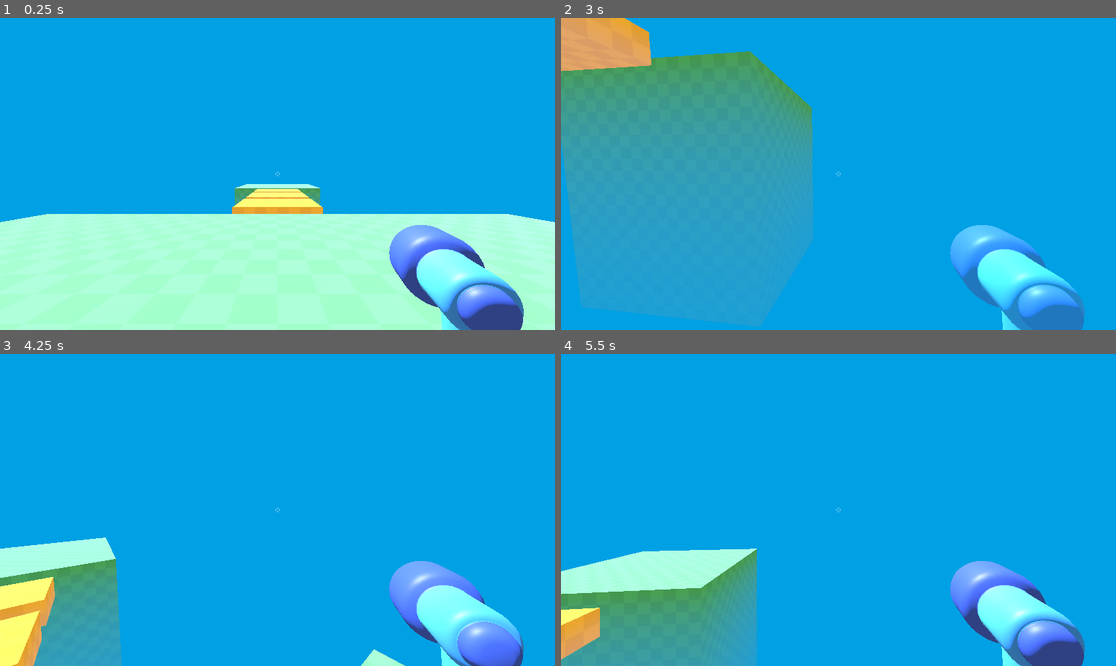
Above: before the commit, frames 1-4 (two rows, left to right).
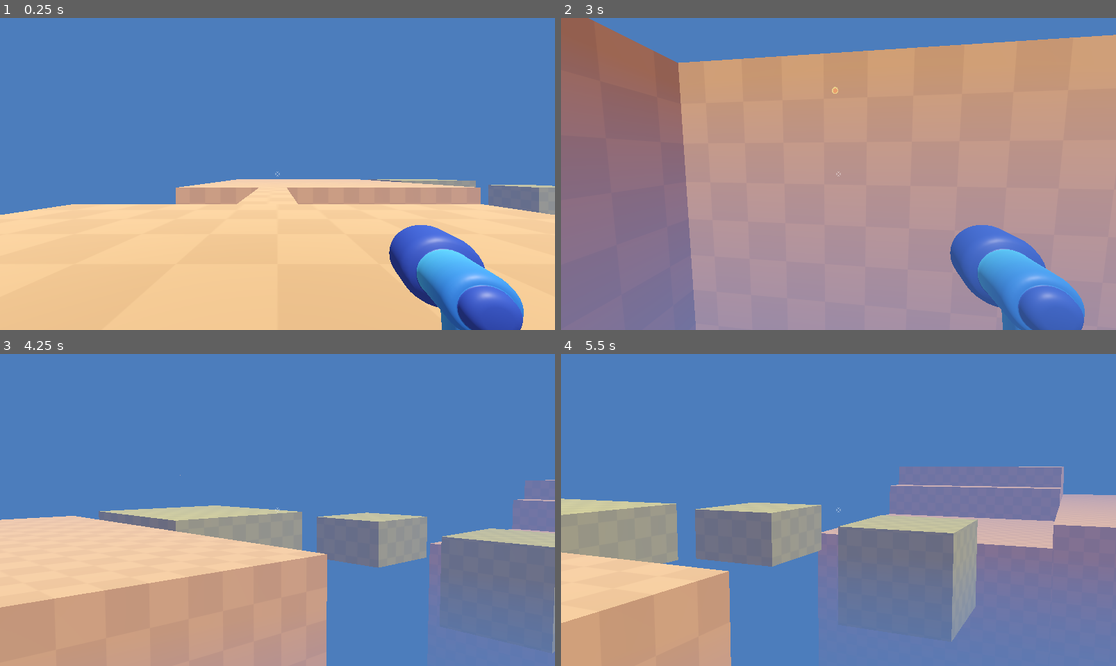
Above: after the commit, the same moments.

Repository: NathouneOne/3D_Game_Exercise
Game: Godot game, scene res://player/game.tscn
Two runs of this game, one before a commit and one after it. Both use one fixed random seed, a clock stepped at 60 frames per second and the inputs below. Before the commit the project starts from res://level/temporary_level.tscn.
Inputs (mouse positions are in pixels of both pictures, inside the frame that each line leads up to):
- Up to frame 1 (0.25 s): no input
- Up to frame 2 (3 s): tap Enter at 0.5 s; move the mouse to (866, 174) at 0.52 s; press the mouse at (866, 174) at 0.53 s; hold W (move_up) from 0.53 s (still down); tap Space (jump) at 0.77, 1.52 s; right-click (866, 174) at 0.8 s; move the mouse to (810, 174) at 1.27 s; release the mouse at (810, 174) at 1.28 s; right-click (810, 174) at 1.35 s; click (810, 174) at 1.55 s; move the mouse to (849, 167) at 2.02 s; hold Shift (sprint) 2.03-2.78 s; right-click (849, 167) at 2.3 s; move the mouse to (832, 180) at 2.77 s; click (832, 180) at 2.85 s
- Up to frame 3 (4.25 s): keep holding W (move_up); tap Space (jump) at 3.02, 3.77 s; move the mouse to (316, 513) at 3.52 s; hold Right mouse button (zoom, bound only after the commit) from 3.53 s (still down)
- Up to frame 4 (5.5 s): keep holding W (move_up); move the mouse to (794, 506) at 4.27 s; release Right mouse button (zoom, bound only after the commit) at 4.28 s; click (794, 506) at 4.35 s; tap Space (jump) at 4.52 s; move the mouse to (844, 510) at 5.02 s; hold Right mouse button (zoom, bound only after the commit) from 5.03 s (still down)

The runs differ from the first frame. In frame 1, 99% of the frame differs, in the area x 0-100%, y 0-100%; in frame 2, 100%; in frame 3, 100%; in frame 4, 100%.

Commit message:
shoot bullet & zoom + change sensibility on zoom

Diff:
--- a/3d-games-exercise/player/bullet_3D.tscn
+++ b/3d-games-exercise/player/bullet_3D.tscn
@@ -4,14 +4,14 @@
 [ext_resource type="PackedScene" uid="uid://dbwc8wu5a7p7k" path="res://player/projectile/projectile_3d.tscn" id="1_ciaf2"]
 
 [sub_resource type="SphereShape3D" id="SphereShape3D_84yui"]
-radius = 0.3
+radius = 0.07935389
 
 [node name="Bullet3D" type="Area3D"]
-transform = Transform3D(0.25, 0, 0, 0, 0.25, 0, 0, 0, 0.25, 0, 0, 0)
+top_level = true
 script = ExtResource("1_84yui")
 
 [node name="CollisionShape3D" type="CollisionShape3D" parent="."]
 shape = SubResource("SphereShape3D_84yui")
 
 [node name="Projectile3D" parent="." instance=ExtResource("1_ciaf2")]
-transform = Transform3D(-4.371139e-08, 0, 1, 0, 1, 0, -1, 0, -4.371139e-08, 0, 0, 0)
+transform = Transform3D(-1.0927847e-08, 0, 0.25, 0, 0.25, 0, -0.25, 0, -1.0927847e-08, 0, 0, 0)
--- a/3d-games-exercise/player/bullet_3d.gd
+++ b/3d-games-exercise/player/bullet_3d.gd
@@ -1 +1,15 @@
 extends Area3D
+
+const SPEED = 40.0
+const RANGE = 250
+
+var traveled_distance=0.0
+
+
+func _physics_process(delta: float) -> void:
+
+	position += -transform.basis.z * SPEED * delta
+	traveled_distance += SPEED * delta
+
+	if traveled_distance > RANGE:
+		queue_free()
--- a/3d-games-exercise/player/player.gd
+++ b/3d-games-exercise/player/player.gd
@@ -12,10 +12,20 @@
 
 const FALLING_VALUE_RESET = -10.0
 
+const FOV_ORIGINAL = 75.0
+const FOV_ZOOM = 35.0
+const ZOOM_SPEED = 300.0
+
+const CAMERA_ZOOM_X_SENSIBILITY=0.1
+const CAMERA_ZOOM_Y_SENSIBILITY=0.1
+
 var player_speed =0.0
 var character_max_speed=CHARACTER_MAX_SPEED
 var jump_count=0
 
+var fov=FOV_ORIGINAL
+var camera_x_sensibility=CAMERA_X_SENSIBLITY
+var camera_y_sensibility=CAMERA_Y_SENSIBLITY
 
 ######################################
 ## TODO 							##
@@ -35,17 +45,33 @@
 	#######################################################
 	## mouse rotation handler ##
 	if event is InputEventMouseMotion:
-		rotation_degrees.y -= event.relative.x * CAMERA_X_SENSIBLITY
+		if fov == FOV_ZOOM:
+			camera_x_sensibility=CAMERA_ZOOM_X_SENSIBILITY
+			camera_y_sensibility=CAMERA_ZOOM_Y_SENSIBILITY
+		else:
+			camera_x_sensibility=CAMERA_X_SENSIBLITY
+			camera_y_sensibility=CAMERA_Y_SENSIBLITY
 
-		%Camera3D.rotation_degrees.x -= event.relative.y * CAMERA_Y_SENSIBLITY
+		rotation_degrees.y -= event.relative.x * camera_x_sensibility
+
+		%Camera3D.rotation_degrees.x -= event.relative.y * camera_y_sensibility
 		%Camera3D.rotation_degrees.x = clamp(%Camera3D.rotation_degrees.x, CAMERA_MAX_ROTATION_Y_DOWN, CAMERA_MAX_ROTATION_Y_UP)
 
 		#print(%Camera3D.rotation_degrees.x)
 
-	#######################################################
 	## Release mouse appearance on esc press ##
 	elif event.is_action_pressed("ui_cancel"):
 		Input.set_mouse_mode(Input.MOUSE_MODE_VISIBLE)
+
+
+func shoot_bullet():
+	const BULLET_3D = preload("uid://d4d0fwuexdf7a")
+	var new_bullet=BULLET_3D.instantiate()
+	%Marker3D.add_child(new_bullet)
+
+	new_bullet.global_transform=%Marker3D.global_transform
+
+	%Timer.start()
 
 
 func _physics_process(delta: float) -> void:
@@ -120,3 +146,19 @@
 		position=Vector3(0,1,0)
 
 	move_and_slide()
+
+
+
+	##################################################
+	## Shooting input ##
+	if Input.is_action_pressed("shoot") and %Timer.is_stopped():
+		shoot_bullet()
+
+	##################################################
+	## trying to zoom on right click ##
+	if Input.is_action_pressed("zoom") :
+		fov-=ZOOM_SPEED*delta
+	else :
+		fov+=ZOOM_SPEED*delta
+	fov=clamp(fov, FOV_ZOOM, FOV_ORIGINAL)
+	%Camera3D.set_fov(fov)
--- a/3d-games-exercise/player/player.tscn
+++ b/3d-games-exercise/player/player.tscn
@@ -1,9 +1,8 @@
-[gd_scene load_steps=6 format=3 uid="uid://cmrs715011hp2"]
+[gd_scene load_steps=5 format=3 uid="uid://cmrs715011hp2"]
 
 [ext_resource type="PackedScene" uid="uid://chjrhhjvxun3r" path="res://player/simple_gun/gun_model.glb" id="1_oul6g"]
 [ext_resource type="Script" uid="uid://c5qqscvvcg3ub" path="res://player/player.gd" id="1_rkbax"]
 [ext_resource type="Texture2D" uid="uid://cuyh8hew637ju" path="res://player/reticle.png" id="3_g1dw6"]
-[ext_resource type="PackedScene" uid="uid://d4d0fwuexdf7a" path="res://player/bullet_3D.tscn" id="3_yw30f"]
 
 [sub_resource type="CapsuleShape3D" id="CapsuleShape3D_kqu6x"]
 
@@ -22,9 +21,8 @@
 transform = Transform3D(-0.29087463, 0, 0.07342983, 0, 0.29999998, 0, -0.07342983, 0, -0.29087463, 0.396982, -0.24988794, -0.46126372)
 
 [node name="Marker3D" type="Marker3D" parent="Camera3D"]
-transform = Transform3D(1, 0, 0, 0, 1, 0, 0, 0, 1, 0.44342467, -0.24476063, -0.63448715)
-
-[node name="Bullet3D" parent="Camera3D/Marker3D" instance=ExtResource("3_yw30f")]
+unique_name_in_owner = true
+transform = Transform3D(1, 0, 0, 0, 1, 0, 0, 0, 1, 0.44078472, -0.24476063, -0.61715984)
 
 [node name="Reticle" type="TextureRect" parent="."]
 anchors_preset = 8
@@ -40,3 +38,10 @@
 grow_vertical = 2
 texture = ExtResource("3_g1dw6")
 expand_mode = 1
+
+[node name="Timer" type="Timer" parent="."]
+unique_name_in_owner = true
+wait_time = 0.2
+one_shot = true
+
+[connection signal="timeout" from="Timer" to="." method="_on_timer_timeout"]
--- a/3d-games-exercise/project.godot
+++ b/3d-games-exercise/project.godot
@@ -11,7 +11,7 @@
 [application]
 
 config/name="3DGamesExercise"
-run/main_scene="uid://dp7sxe5xl5shk"
+run/main_scene="uid://bnkat4hybt4ii"
 config/features=PackedStringArray("4.5", "Mobile")
 config/icon="res://icon.svg"
 
@@ -57,6 +57,16 @@
 "events": [Object(InputEventKey,"resource_local_to_scene":false,"resource_name":"","device":-1,"window_id":0,"alt_press …(195 unchanged characters)…
 ]
 }
+shoot={
+"deadzone": 0.2,
+"events": [Object(InputEventMouseButton,"resource_local_to_scene":false,"resource_name":"","device":-1,"window_id":0,"alt_pressed":false,"shift_pressed":false,"ctrl_pressed":false,"meta_pressed":false,"button_mask":1,"position":Vector2(137, 19),"global_position":Vector2(146, 67),"factor":1.0,"button_index":1,"canceled":false,"pressed":true,"double_click":false,"script":null)
+]
+}
+zoom={
+"deadzone": 0.2,
+"events": [Object(InputEventMouseButton,"resource_local_to_scene":false,"resource_name":"","device":-1,"window_id":0,"alt_pressed":false,"shift_pressed":false,"ctrl_pressed":false,"meta_pressed":false,"button_mask":2,"position":Vector2(134, 18),"global_position":Vector2(143, 66),"factor":1.0,"button_index":2,"canceled":false,"pressed":true,"double_click":false,"script":null)
+]
+}
 
 [rendering]
 
